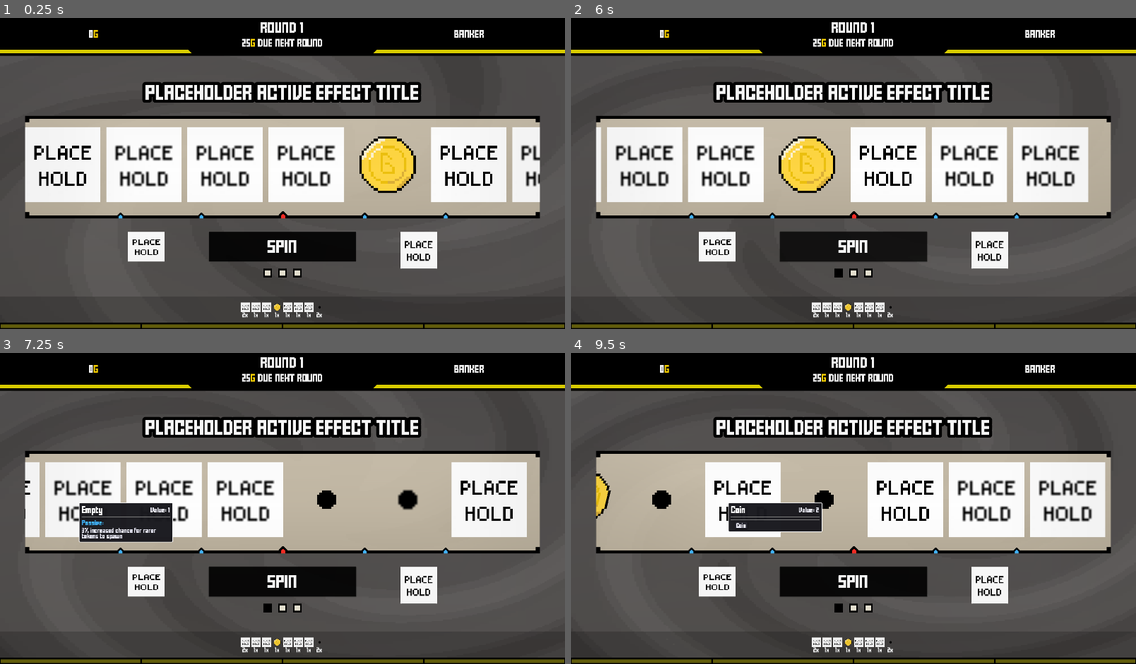
Above: before the commit, frames 1-4 (two rows, left to right).
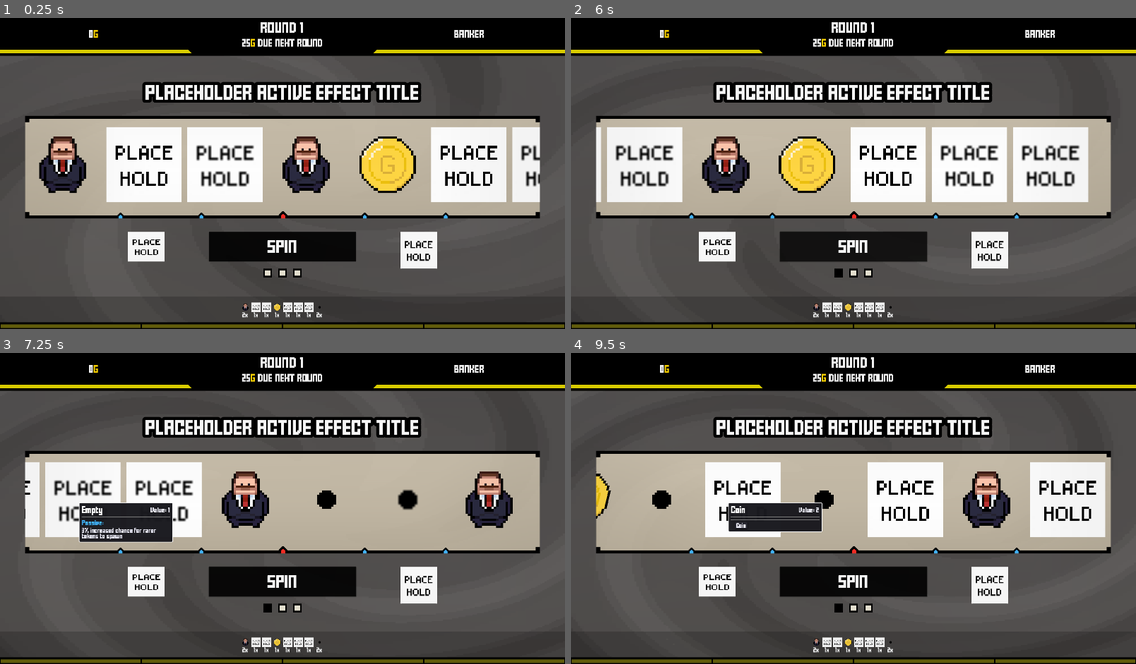
Above: after the commit, the same moments.

Repository: ZhelinWang/one-last-spin
Game: Godot game, scene res://main_ui.tscn
Same seed, same stepped clock (60 frames per second), same inputs: the game is played once before the commit and once after it.
Inputs (mouse positions are in pixels of both pictures, inside the frame that each line leads up to):
- Up to frame 1 (0.25 s): no input
- Up to frame 2 (6 s): click (633, 164) at 0.5 s; click (712, 164) at 1.27 s; click (797, 164) at 2.02 s; click (876, 164) at 2.77 s; click (960, 164) at 3.52 s; click (1039, 164) at 4.27 s; click (1119, 164) at 5.02 s; click "Spin" at 5.75 s
- Up to frame 3 (7.25 s): click (73, 499) at 6.52 s
- Up to frame 4 (9.5 s): click (571, 499) at 7.27 s; click (633, 499) at 8.02 s; click (723, 499) at 8.77 s

The runs differ from the first frame. In frame 1, 7.3% of the frame differs, in the area x 0-100%, y 35-100%; in frame 2, 3.6%; in frame 3, 6.5%; in frame 4, 4.0%.

Commit message:
unit testing

Diff:
--- a/main_ui.tscn
+++ b/main_ui.tscn
@@ -715,11 +715,11 @@
 mouse_default_cursor_shape = 16
 theme_override_styles/panel = SubResource("StyleBoxFlat_v3yyu")
 script = ExtResource("100_artxp")
-segment_gap_px = 1.0
+segment_gap_px = 0.0
 fill_segment_color = Color(0.8901961, 0.8392157, 0, 1)
 completed_segment_color = Color(0.8901961, 0.8392157, 0, 1)
 border_color = Color(0, 0, 0, 1)
-border_width_px = 4.0
+border_width_px = 5.0
 
 [node name="template" type="Sprite2D" parent="."]
 position = Vector2(-1320, 370)
--- a/project.godot
+++ b/project.godot
@@ -28,6 +28,10 @@
 window/size/borderless=true
 window/stretch/mode="viewport"
 
+[editor_plugins]
+
+enabled=PackedStringArray("res://addons/gut/plugin.cfg")
+
 [gui]
 
 theme/custom_font="uid://dq6ghp71qgokm"
--- /dev/null
+++ b/tests/unit/test_coin_manager.gd
@@ -0,0 +1,100 @@
+extends GutTest
+
+const CoinManager := preload("res://coinManager.gd")
+const EMPTY_TOKEN_PATH := "res://tokens/empty.tres"
+const COIN_TOKEN_PATH := "res://tokens/coin.tres"
+const COPPER_TOKEN_PATH := "res://tokens/copperCoin.tres"
+const EXECUTIVE_TOKEN_PATH := "res://tokens/executive.tres"
+
+class DummyInventoryOwner:
+	extends Node
+	var items: Array = []
+	func _update_inventory_strip() -> void:
+		pass
+
+var coin_manager: CoinManager
+
+func before_each() -> void:
+	coin_manager = CoinManager.new()
+	coin_manager.debug_spin = false
+	coin_manager.empty_token_path = EMPTY_TOKEN_PATH
+	add_child_autofree(coin_manager)
+	coin_manager._ready()
+
+func _add_inventory_owner(initial_items: Array = []) -> DummyInventoryOwner:
+	var owner := DummyInventoryOwner.new()
+	owner.name = "InventoryOwner"
+	owner.items = initial_items
+	add_child_autofree(owner)
+	coin_manager.inventory_owner_path = owner.get_path()
+	return owner
+
+func test_get_requirement_for_round_handles_schedule_and_increment() -> void:
+	coin_manager.ante_schedule = PackedInt32Array([25, 45, 65])
+	coin_manager.ante_increment_after_schedule = 20
+
+	assert_eq(coin_manager._get_requirement_for_round(0), 0, "round 0 should require 0")
+	assert_eq(coin_manager._get_requirement_for_round(1), 25, "first schedule entry should be used")
+	assert_eq(coin_manager._get_requirement_for_round(3), 65, "last schedule entry should be used for matching round")
+	assert_eq(coin_manager._get_requirement_for_round(4), 85, "first post-schedule round should add increment once")
+	assert_eq(coin_manager._get_requirement_for_round(6), 125, "post-schedule rounds should keep adding increment")
+
+func test_apply_rarity_modifiers_shifts_common_weight_by_empty_bonus() -> void:
+	var empty_a := load(EMPTY_TOKEN_PATH).duplicate(true)
+	var empty_b := load(EMPTY_TOKEN_PATH).duplicate(true)
+	var owner := _add_inventory_owner([empty_a, empty_b])
+
+	coin_manager.empty_non_common_bonus_per = 0.1
+	var rng := RandomNumberGenerator.new()
+	rng.seed = 12345
+	var base := {
+		"common": 0.5,
+		"rare": 0.3,
+		"epic": 0.2
+	}
+
+	var result := coin_manager._apply_rarity_modifiers(base, 2, rng)
+
+	assert_almost_eq(result["common"], 0.3, 0.0001, "empties should shift mass away from common")
+	assert_almost_eq(result["rare"], 0.42, 0.0001, "rare should gain proportional weight")
+	assert_almost_eq(result["epic"], 0.28, 0.0001, "epic should gain complementary weight")
+	assert_almost_eq(result["common"] + result["rare"] + result["epic"], 1.0, 0.0001, "weights should normalize")
+	assert_eq(owner.items.size(), 2, "inventory should remain intact")
+
+func test_apply_permanent_add_inventory_propagates_same_key() -> void:
+	var owner := _add_inventory_owner()
+	var coin_template := load(COIN_TOKEN_PATH)
+	var coin_a := coin_template.duplicate(true)
+	var coin_b := coin_template.duplicate(true)
+	coin_a.set("value", 3)
+	coin_b.set("value", 5)
+	var other := load(COPPER_TOKEN_PATH).duplicate(true)
+	other.set("value", 7)
+	owner.items = [coin_a, coin_b, other]
+
+	var slot := Control.new()
+	slot.set_meta("token_data", coin_a)
+	add_child_autofree(slot)
+	var ctx := {
+		"slot_map": {0: slot}
+	}
+
+	coin_manager._apply_permanent_add_inventory("offset", 0, "", "", 2, false, ctx, true)
+
+	assert_eq(coin_a.get("value"), 5, "anchor token should gain the permanent amount")
+	assert_eq(coin_b.get("value"), 7, "same-key token should inherit the permanent amount")
+	assert_eq(other.get("value"), 7, "unrelated token should stay unchanged")
+	assert_eq(ctx["board_tokens"].size(), 3, "context board tokens should refresh inventory snapshot")
+	assert_eq(coin_manager._token_value_offsets.get("coin", 0), 2, "per-run offset should track one increment per key")
+
+func test_collect_on_removed_commands_returns_executive_penalty() -> void:
+	var exec_token := load(EXECUTIVE_TOKEN_PATH).duplicate(true)
+	exec_token.set("value", 4)
+	var cmds := coin_manager._collect_on_removed_commands({}, exec_token)
+	assert_true(cmds.size() > 0, "executive should emit a removal penalty command")
+	var found := false
+	for cmd in cmds:
+		if typeof(cmd) == TYPE_DICTIONARY and String(cmd.get("op", "")) == "adjust_run_total":
+			assert_eq(cmd.get("amount", 0), -20, "penalty amount should be -5x token value")
+			found = true
+	assert_true(found, "penalty command should be present for executive fallback")
--- a/tokens/bank.tres
+++ b/tokens/bank.tres
@@ -3,7 +3,7 @@
 [ext_resource type="Script" uid="uid://cc88rmbau7nxl" path="res://abilties/tokenAbilities.gd" id="1_1qk44"]
 [ext_resource type="Script" uid="uid://2lqsh3g3xqag" path="res://tokens/tokenData.gd" id="2_nv4mw"]
 [ext_resource type="Script" uid="uid://bftaioc8dl7hx" path="res://abilties/genericTransferAndSelfScaleAbility.gd" id="2_q05v7"]
-[ext_resource type="Texture2D" uid="uid://dcrsbubbw58pl" path="res://placehold.jpg" id="3_3sd5l"]
+[ext_resource type="Texture2D" uid="uid://cp3iuwm7kpsmh" path="res://tokens/tokenAssets/bank/bank.png" id="3_q05v7"]
 
 [sub_resource type="Resource" id="Resource_u22t0"]
 script = ExtResource("2_q05v7")
@@ -15,7 +15,7 @@
 [resource]
 script = ExtResource("2_nv4mw")
 name = "Bank"
-icon = ExtResource("3_3sd5l")
+icon = ExtResource("3_q05v7")
 value = 10
 tags = PackedStringArray("Building")
 abilities = Array[ExtResource("1_1qk44")]([SubResource("Resource_u22t0")])
--- a/tokens/investor.tres
+++ b/tokens/investor.tres
@@ -4,7 +4,7 @@
 [ext_resource type="Script" uid="uid://cc88rmbau7nxl" path="res://abilties/tokenAbilities.gd" id="2_abilities"]
 [ext_resource type="Script" uid="uid://bj21i7mjr26x1" path="res://abilties/genericReplaceBySelectorAbility.gd" id="3_active"]
 [ext_resource type="Script" uid="uid://bbflpk0whoeeu" path="res://abilties/genericAdjacencyPresenceBuffAbility.gd" id="4_passive"]
-[ext_resource type="Texture2D" uid="uid://dcrsbubbw58pl" path="res://placehold.jpg" id="5_icon"]
+[ext_resource type="Texture2D" uid="uid://dclsfyocxs0ec" path="res://tokens/tokenAssets/investor/investor.png" id="4_r18kb"]
 
 [sub_resource type="Resource" id="InvestorActive"]
 script = ExtResource("3_active")
@@ -26,7 +26,7 @@
 script = ExtResource("1_token")
 name = "Investor"
 rarity = "rare"
-icon = ExtResource("5_icon")
+icon = ExtResource("4_r18kb")
 value = 9
 tags = PackedStringArray("Worker")
 abilities = Array[ExtResource("2_abilities")]([SubResource("InvestorActive"), SubResource("InvestorPassive")])
Not shown, added: addons/gut/GutScene.gd
Not shown, added: addons/gut/GutScene.gd.uid
Not shown, added: addons/gut/GutScene.tscn
Not shown, added: addons/gut/UserFileViewer.gd
Not shown, added: addons/gut/UserFileViewer.gd.uid
Not shown, added: addons/gut/UserFileViewer.tscn
Not shown, added: addons/gut/autofree.gd
Not shown, added: addons/gut/autofree.gd.uid
Not shown, added: addons/gut/awaiter.gd
Not shown, added: addons/gut/awaiter.gd.uid
Not shown, added: addons/gut/cli/change_project_warnings.gd
Not shown, added: addons/gut/cli/change_project_warnings.gd.uid
(and 357 more such lines)
